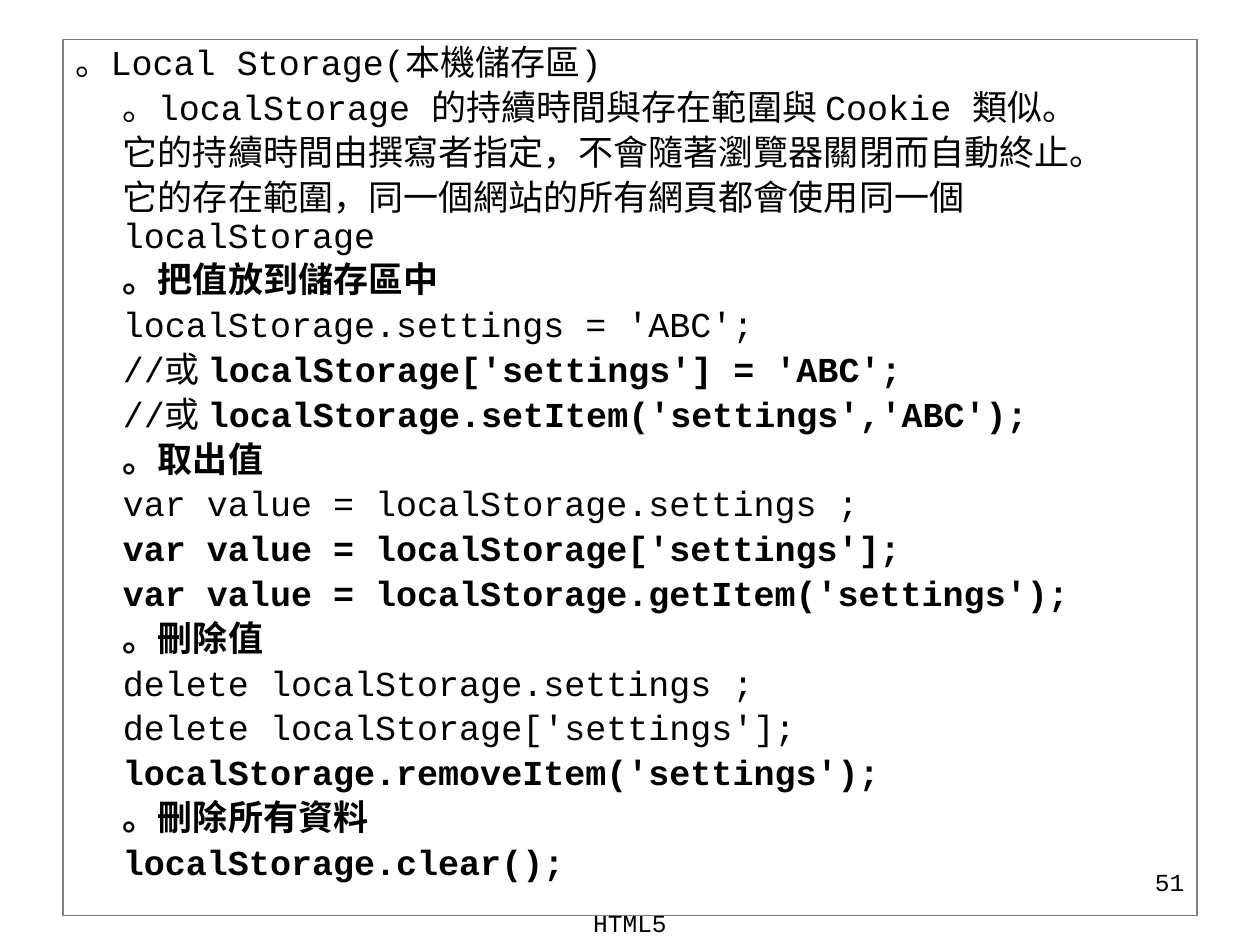
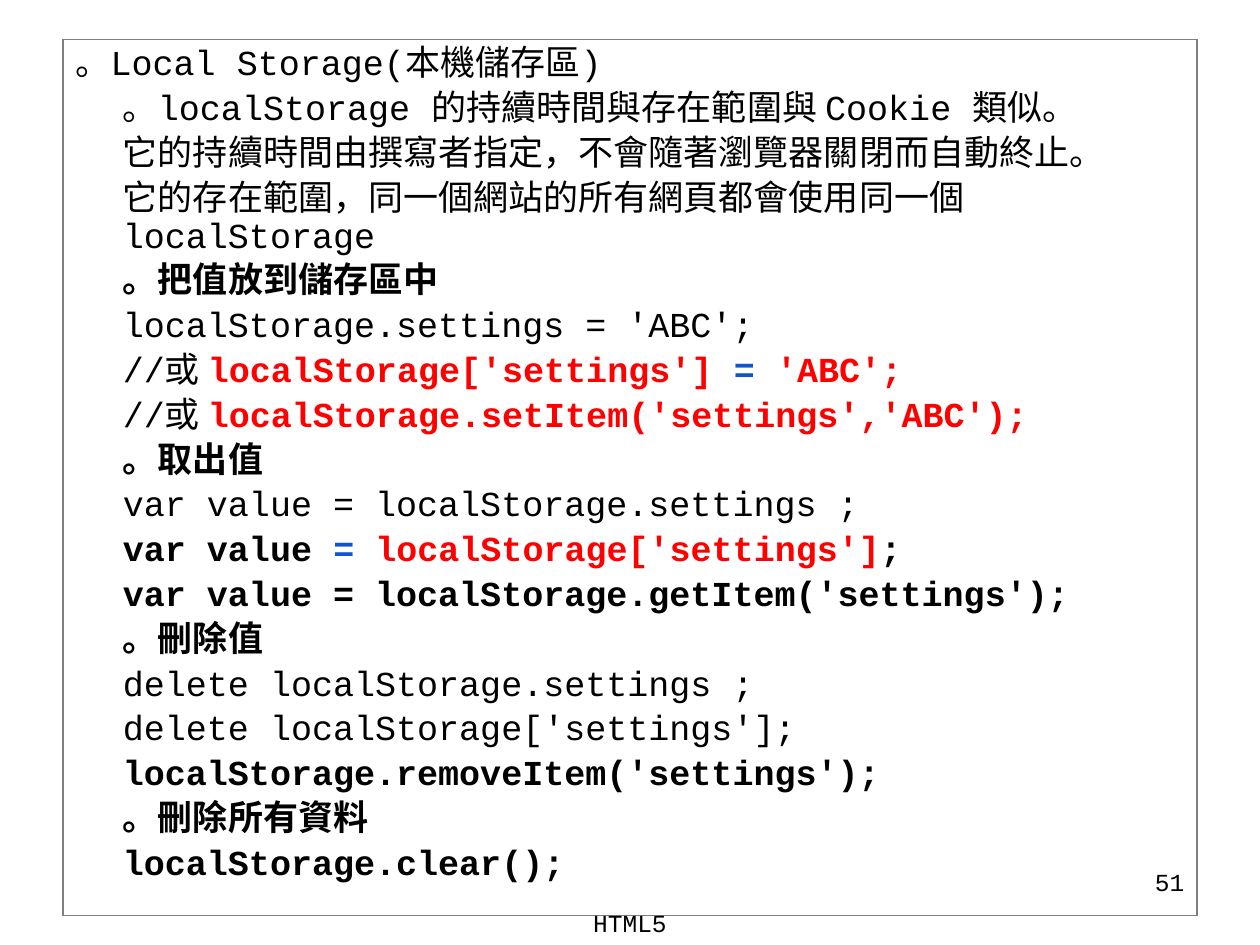
Before and after one commit to bwin0415/ISPANCLASS, a slide deck: slide 51 of Html5-js-css/teacher/tools/HTML5.pptx. Drawn at 1260x945 pixels with LibreOffice and Linux fonts; fonts in the diff are those of the drawing. Boxes give left, top, right and bottom in pixels: in the first picture for what was removed or moved away, otherwise in the second. Text is boxed around its words. In the diff, an @@ line names an element or a change of style, - is before the commit and + after.

```diff
--- a/Html5-js-css/teacher/tools/HTML5.pptx
+++ b/Html5-js-css/teacher/tools/HTML5.pptx
@@ text at (123,357,1028,569): text colour #000000 to #FF0000 in "localStorage['settings'] 'ABC';", "localStorage.setItem('settings','ABC');", "localStorage['settings'];"; text colour #000000 to #1155CC in "=", "=" @@
```
Also in this commit, not shown: 18 other files.
